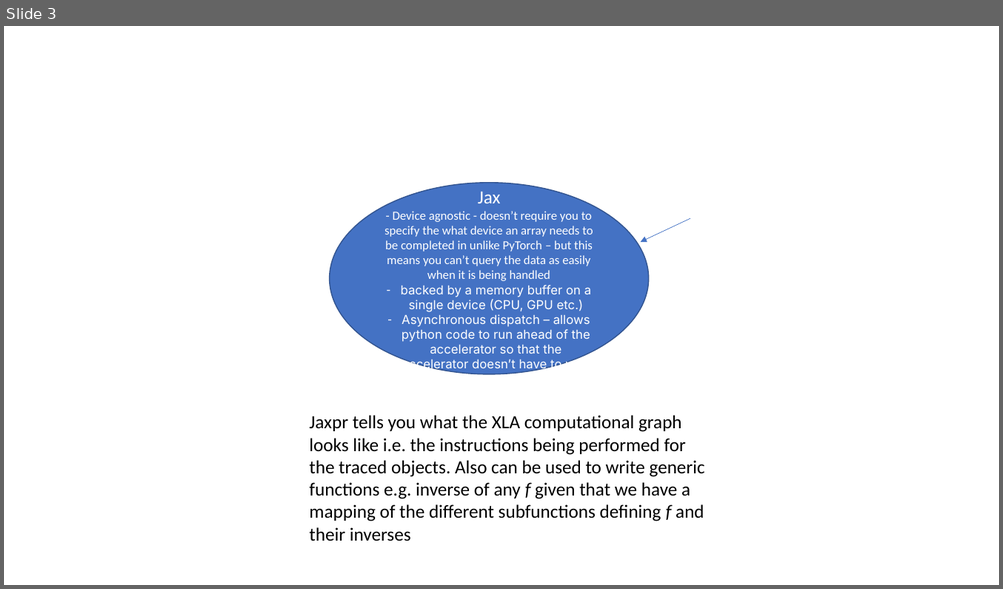
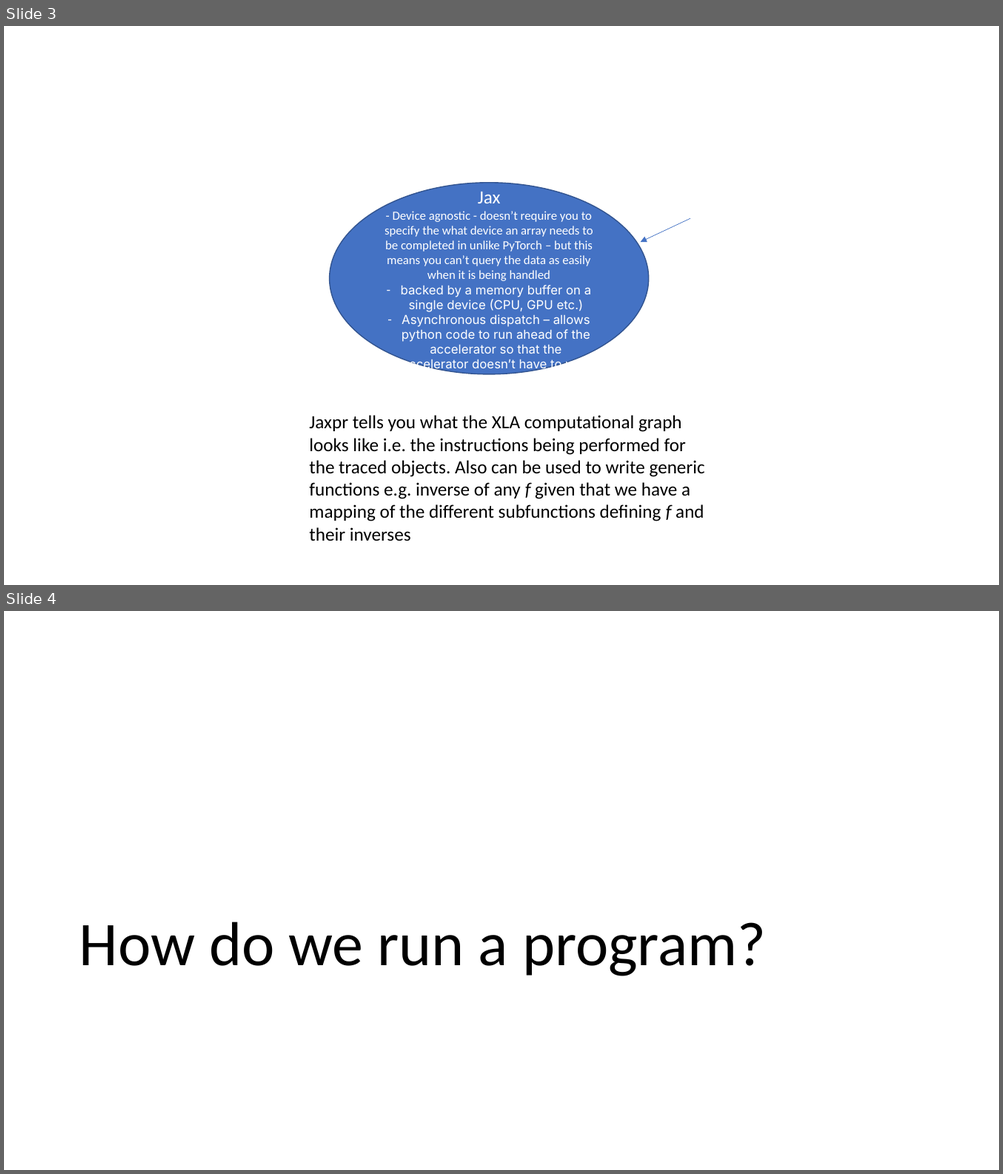
Before and after one commit to francisa6/Leetcode, a slide deck: Leetcode_Topics.pptx. Shown one above the other, each under a label of ours: slide 3 before the commit, slides 3 and 4 after it. The pictures are 1003x589 and 1003x1174 pixels, drawn with LibreOffice and Linux fonts; fonts in the diff are those of the drawing. Boxes give left, top, right and bottom in pixels: in the first picture for what was removed or moved away, otherwise in the second. Text is boxed around its words. In the diff, an @@ line names an element or a change of style, - is before the commit and + after.

```diff
--- a/Leetcode_Topics.pptx
+++ b/Leetcode_Topics.pptx
@@ slide 4 added at (4, 611, 999, 1170), background #FFFFFF @@
@@ title added at (79, 922, 766, 977), 60 pt, text #000000 @@
+How do we run a program?
```
Also in this commit, not shown: 25 other slides added, 45 other files.
